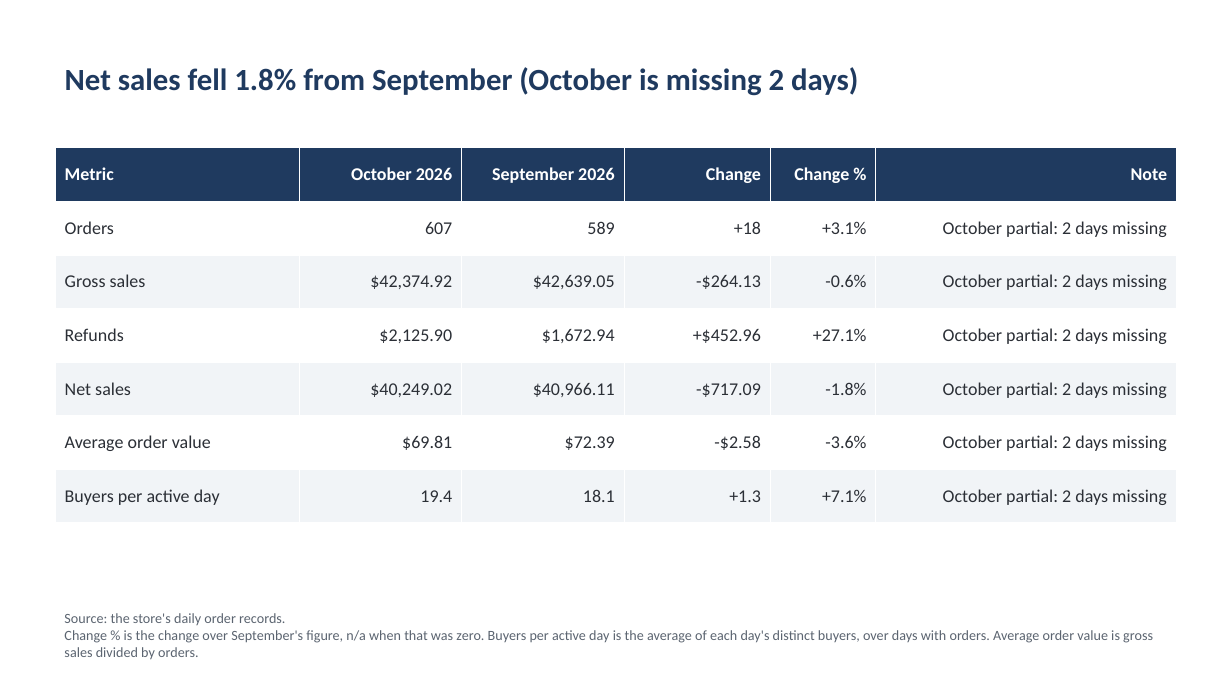
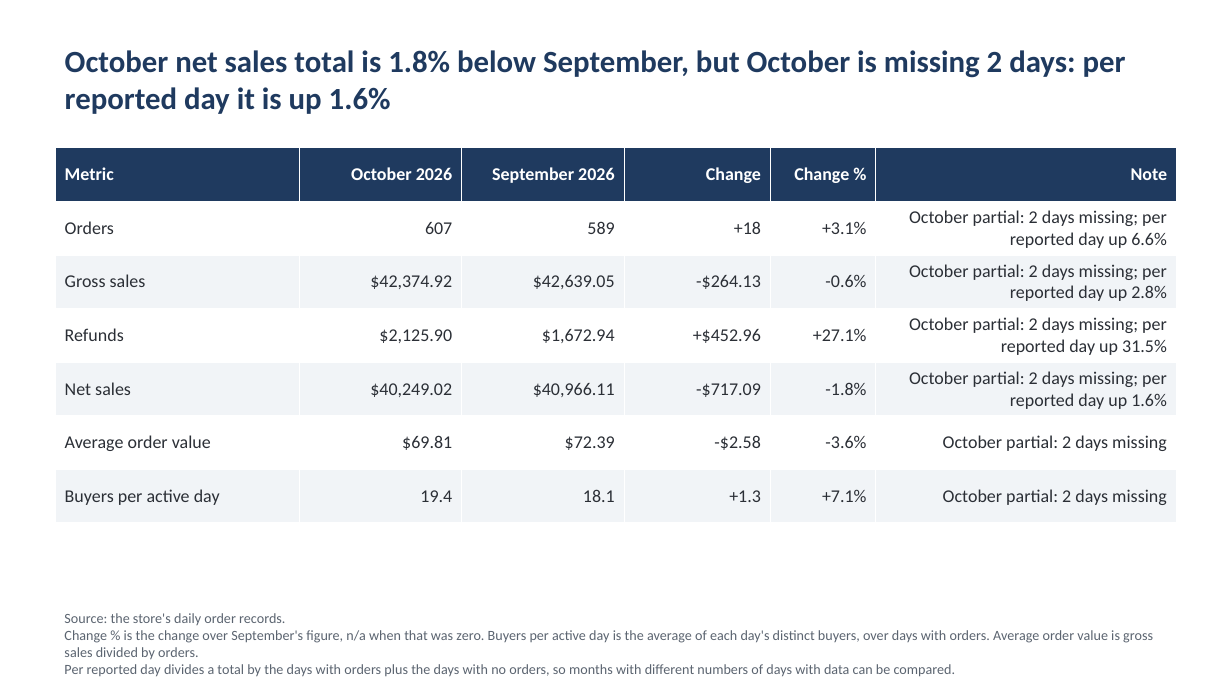
Before and after one commit to Exalt24/api-analytics-hub, a slide deck: slide 2 of docs/monthly-report-sample/report_2026-10.pptx. Drawn at 1232x693 pixels with LibreOffice and Linux fonts; fonts in the diff are those of the drawing. Boxes give left, top, right and bottom in pixels: in the first picture for what was removed or moved away, otherwise in the second. Text is boxed around its words. In the diff, an @@ line names an element or a change of style, - is before the commit and + after.

```diff
--- a/docs/monthly-report-sample/report_2026-10.pptx
+++ b/docs/monthly-report-sample/report_2026-10.pptx
@@ title at box(65, 50, 1126, 114): text changed @@
-Net sales fell 1.8% from September (October is missing 2 days)
+October net sales total is 1.8% below September, but October is missing 2 days: per reported day it is up 1.6%
@@ table at box(55, 148, 1177, 523) @@
-row 2, column 6: October partial: 2 days missing
+row 2, column 6: October partial: 2 days missing; per reported day up 6.6%
-row 3, column 6: October partial: 2 days missing
+row 3, column 6: October partial: 2 days missing; per reported day up 2.8%
-row 4, column 6: October partial: 2 days missing
+row 4, column 6: October partial: 2 days missing; per reported day up 31.5%
-row 5, column 6: October partial: 2 days missing
+row 5, column 6: October partial: 2 days missing; per reported day up 1.6%
@@ text at box(64, 664, 956, 677): paragraph added @@
+Per reported day divides a total by the days with orders plus the days with no orders, so months with different numbers of days with data can be compared.
```
Also in this commit, not shown: 3 other slides changed, 10 other files.
